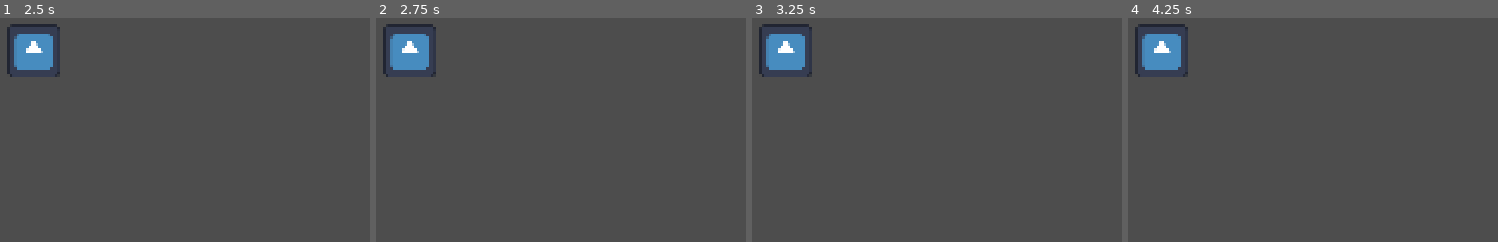
Above: before the commit, frames 1-4 (left to right).
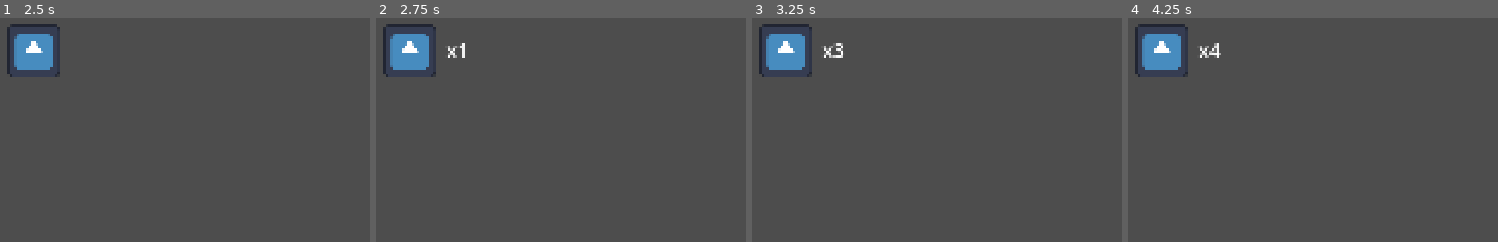
Above: after the commit, the same moments.

Repository: Goodman599/UWGameDevClubFall2026Jam
Game: Godot game, scene res://main.tscn
The game is run twice, just before and just after one commit, with the same random seed, the same clock (stepped at 60 frames per second) and the same inputs. The engine's default icon, where the game draws it, is replaced by a stand-in: a white triangle on a blue panel in a dark square.
Inputs:
- Up to frame 1 (2.5 s): hold D (right) 0.53-2.03 s; tap K (create_bomb) at 0.6, 2.1 s; tap Space (jump) at 0.77, 1.52 s; tap J (create_platform) at 1.35 s; hold A (left) from 2.03 s (still down)
- Up to frame 2 (2.75 s): keep holding A (left)
- Up to frame 3 (3.25 s): release A (left) at 2.78 s; hold D (right) from 2.78 s (still down); tap J (create_platform) at 2.85 s; tap Space (jump) at 3.02 s
- Up to frame 4 (4.25 s): keep holding D (right); tap K (create_bomb) at 3.6 s; tap Space (jump) at 3.77 s
The pictures show only the part of the screen within x 0-50%, y 0-50%; the shares and areas given below are measured in that part.

Frame 1 is identical in both runs. In frame 2, 0.1% of the frame differs, in the area x 19-25%, y 11-18%; in frame 3, 0.2%; in frame 4, 0.2%, in the area x 19-26%, y 11-18%.

Commit message:
visible counter for scrap
currently using default font

Diff:
--- a/ui_files/scrap_ui.gd
+++ b/ui_files/scrap_ui.gd
@@ -1,17 +1,27 @@
 class_name ScrapUI
 extends CanvasLayer
+var scrap: int
+
+const FONT_SIZE = 50
+
 
 func _ready() -> void:
 	GameManager.scrap_ui = self
+	$ScrapCounter.push_font_size(FONT_SIZE)
+	$ScrapCounter
+	# $ScrapCounter.push_font(FONT)
 
 # adds scrap to the counter, should only be done through the game manager
 func add_scrap_resource(amount: int = 1) -> void:
-	pass #TODO
+	scrap += amount
+	$ScrapCounter.text = "x" + str(scrap)
 
 # removes scrap from the counter, should only be done through the game manager
 func remove_scrap_resource(amount: int = 1) -> void:
-	pass #TODO
+	scrap -= amount
+	$ScrapCounter.text = "x" + str(scrap)
 
 # sets the amount of scrap for the counter, should only be done through the game manager
 func set_scrap_resource(amount: int) -> void:
-	pass #TODO
+	scrap = amount
+	$ScrapCounter.text = "x" + str(scrap)
--- a/ui_files/scrap_ui.tscn
+++ b/ui_files/scrap_ui.tscn
@@ -9,3 +9,12 @@
 [node name="ScrapIcon" type="Sprite2D" parent="." unique_id=97376541]
 position = Vector2(81, 82)
 texture = ExtResource("1_nfcvu")
+
+[node name="ScrapCounter" type="RichTextLabel" parent="." unique_id=266070296]
+offset_left = 169.0
+offset_top = 46.0
+offset_right = 280.0
+offset_bottom = 118.0
+theme_override_font_sizes/normal_font_size = 48
+fit_content = true
+scroll_active = false
